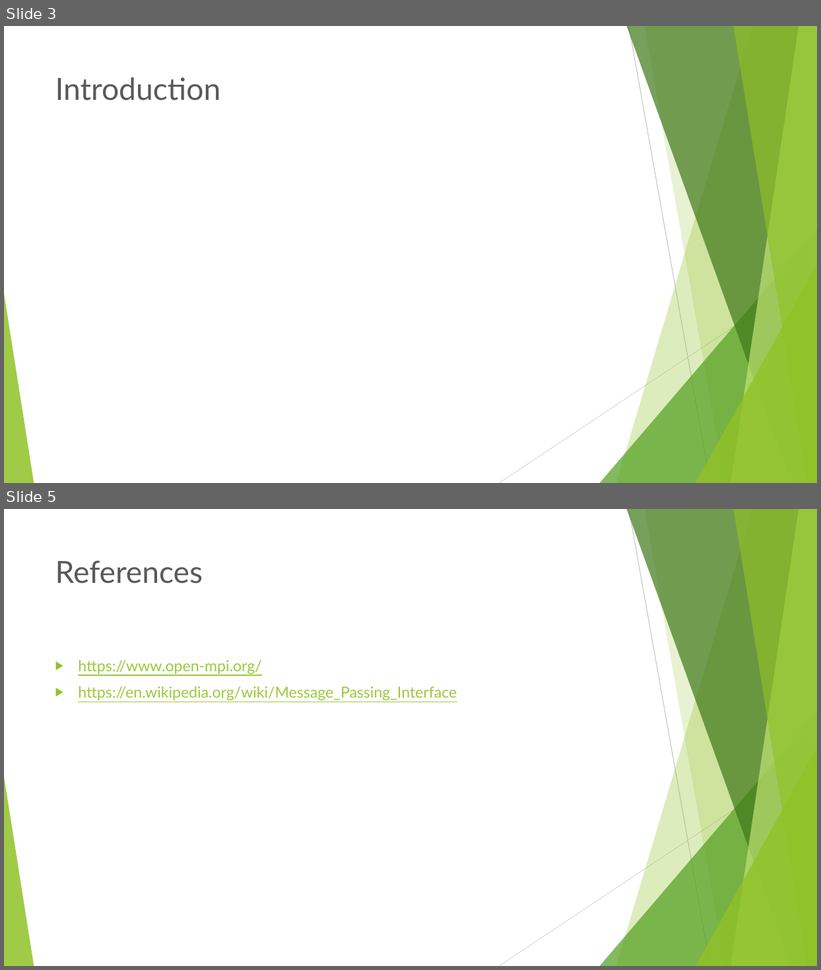
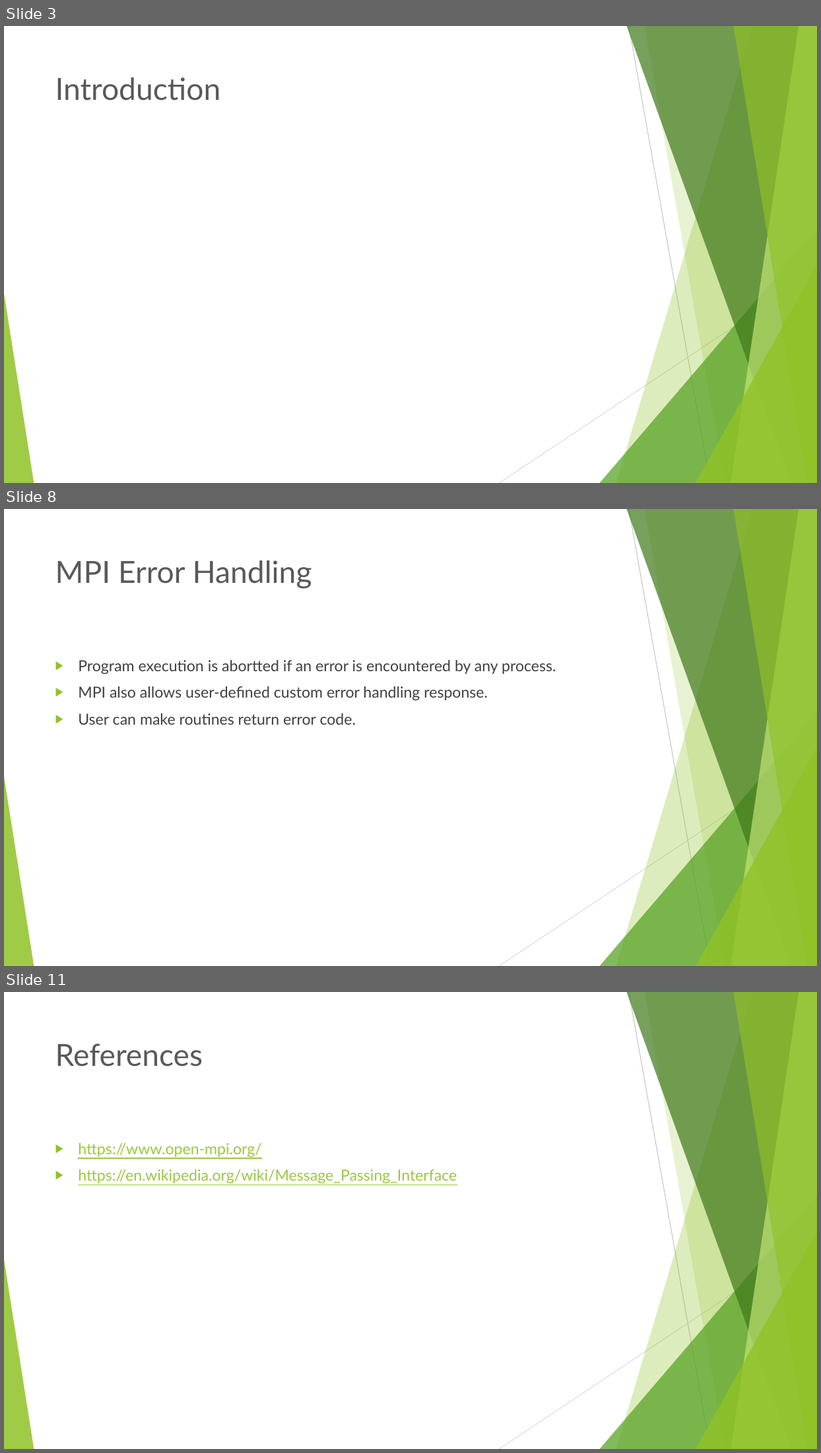
Before and after one commit to mawunyega/conjugate_gradient, a slide deck: presentattion.pptx. Shown one above the other, each under a label of ours: slides 3 and 5 before the commit, slides 3, 8 and 11 after it; the slides between them are not shown. The pictures are 821x970 and 821x1453 pixels, drawn with LibreOffice and Linux fonts; fonts in the diff are those of the drawing. Boxes give left, top, right and bottom in pixels: in the first picture for what was removed or moved away, otherwise in the second. Text is boxed around its words. In the diff, an @@ line names an element or a change of style, - is before the commit and + after.

```diff
--- a/presentattion.pptx
+++ b/presentattion.pptx
@@ slide 8 added at <box>4,509,817,966</box>, background #FFFFFF; not listed: 10 template elements that a slide beside it also shows @@
@@ title added at <box>55,560,312,589</box>, 36 pt, text #595959 @@
+MPI Error Handling
@@ text added at <box>78,660,556,725</box>, 18 pt, text #404040 @@
+▶ Program execution is abortted if an error is encountered by any process.
+▶ MPI also allows user-defined custom error handling response.
+▶ User can make routines return error code.
@@ what was slide 5 is now slide 11 @@
```
Also in this commit, not shown: 1 slide changed, 5 other slides added, 1 other file.
